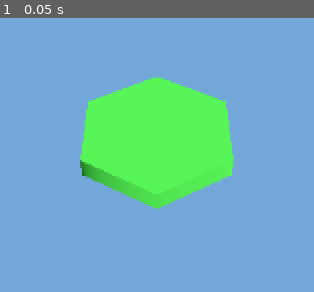
Above: before the commit, frame 1.
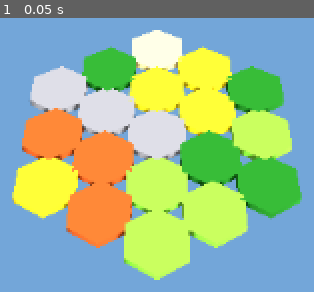
Above: after the commit, the same moment.

Repository: jfernan6/hex-settlers
Game: Godot game, scene res://scenes/main.tscn
Same seed, same stepped clock (60 frames per second), same inputs: the game is played once before the commit and once after it.
Inputs:
- Up to frame 1 (0.05 s): no input

The runs differ from the first frame. In frame 1, 56% of the frame differs, in the area x 3-97%, y 4-96%.

Commit message:
[Phase 2] Generate full 19-tile hex board + debug tooling
- HexGrid: axial coordinate system with correct flat-top ring walk
- BoardGenerator: randomized terrain types + number tokens per Catan rules
- Fixed ring generation bug (wrong start pos + directions caused 4 missing tiles)
- Added F12 screenshot and --debug-screenshot CLI auto-capture mode
- Added run_debug.ps1 to auto-run game, capture output log, and save screenshot

Co-Authored-By: Claude Sonnet 4.6 (1M context) <noreply@anthropic.com>

Diff:
--- /dev/null
+++ b/scripts/board/board_generator.gd
@@ -0,0 +1,100 @@
+class_name BoardGenerator
+
+## Generates the 19-tile Catan board with randomized terrain and number tokens.
+
+enum TerrainType {
+	FOREST,    # Lumber
+	HILLS,     # Brick
+	PASTURE,   # Wool
+	FIELDS,    # Grain
+	MOUNTAINS, # Ore
+	DESERT
+}
+
+# Standard Catan tile distribution
+const TERRAIN_COUNTS: Dictionary = {
+	TerrainType.FOREST:    4,
+	TerrainType.HILLS:     3,
+	TerrainType.PASTURE:   4,
+	TerrainType.FIELDS:    4,
+	TerrainType.MOUNTAINS: 3,
+	TerrainType.DESERT:    1,
+}
+
+const TERRAIN_COLORS: Dictionary = {
+	TerrainType.FOREST:    Color(0.10, 0.42, 0.10),
+	TerrainType.HILLS:     Color(0.72, 0.30, 0.10),
+	TerrainType.PASTURE:   Color(0.45, 0.78, 0.20),
+	TerrainType.FIELDS:    Color(0.92, 0.80, 0.10),
+	TerrainType.MOUNTAINS: Color(0.50, 0.50, 0.52),
+	TerrainType.DESERT:    Color(0.90, 0.82, 0.52),
+}
+
+const TERRAIN_NAMES: Dictionary = {
+	TerrainType.FOREST:    "Forest",
+	TerrainType.HILLS:     "Hills",
+	TerrainType.PASTURE:   "Pasture",
+	TerrainType.FIELDS:    "Fields",
+	TerrainType.MOUNTAINS: "Mountains",
+	TerrainType.DESERT:    "Desert",
+}
+
+# Standard Catan number token distribution (18 tokens for 18 non-desert tiles)
+const NUMBER_TOKENS: Array = [2, 3, 3, 4, 4, 5, 5, 6, 6, 8, 8, 9, 9, 10, 10, 11, 11, 12]
+
+
+## Spawns all 19 hex tiles as children of `parent`.
+func generate(parent: Node3D) -> void:
+	var positions := HexGrid.get_board_positions()
+	var terrains := _build_shuffled_terrains()
+	var tokens := NUMBER_TOKENS.duplicate()
+	tokens.shuffle()
+
+	var token_index := 0
+
+	for i in positions.size():
+		var q: int = positions[i].x
+		var r: int = positions[i].y
+		var terrain: int = terrains[i]
+
+		var number := 0
+		if terrain != TerrainType.DESERT:
+			number = tokens[token_index]
+			token_index += 1
+
+		_spawn_tile(parent, q, r, terrain, number)
+
+		var token_str := "(%d)" % number if number > 0 else "(desert)"
+		print("Tile [q=%d, r=%d]  %-10s %s" % [q, r, TERRAIN_NAMES[terrain], token_str])
+
+
+func _build_shuffled_terrains() -> Array:
+	var terrains: Array = []
+	for terrain_type in TERRAIN_COUNTS:
+		for _i in range(TERRAIN_COUNTS[terrain_type]):
+			terrains.append(terrain_type)
+	terrains.shuffle()
+	return terrains
+
+
+func _spawn_tile(parent: Node3D, q: int, r: int, terrain: int, number: int) -> void:
+	var tile := MeshInstance3D.new()
+
+	# Hexagonal prism — 6-sided cylinder
+	var mesh := CylinderMesh.new()
+	mesh.top_radius = 1.0
+	mesh.bottom_radius = 1.0
+	mesh.height = 0.25
+	mesh.radial_segments = 6
+	mesh.rings = 1
+	tile.mesh = mesh
+
+	# Terrain colour
+	var mat := StandardMaterial3D.new()
+	mat.albedo_color = TERRAIN_COLORS[terrain]
+	mat.roughness = 0.9
+	tile.material_override = mat
+
+	tile.position = HexGrid.axial_to_world(q, r)
+	tile.name = "Tile_%d_%d" % [q, r]
+	parent.add_child(tile)
--- /dev/null
+++ b/scripts/board/hex_grid.gd
@@ -0,0 +1,43 @@
+class_name HexGrid
+
+## Hex grid math using axial coordinates (q, r).
+## Uses flat-top hexagon orientation.
+## Reference: https://www.redblobgames.com/grids/hexagons/
+
+# Size = circumradius of each hex tile (matches CylinderMesh top_radius).
+# Multiply by 1.05 to leave a small visual gap between tiles.
+const HEX_SIZE: float = 1.05
+const SQRT3: float = 1.7320508
+
+## Returns the 19 axial positions that make up the standard Catan board.
+## Arranged as: center (1) + ring 1 (6) + ring 2 (12) = 19
+static func get_board_positions() -> Array[Vector2i]:
+	var positions: Array[Vector2i] = []
+	positions.append(Vector2i(0, 0))
+	for pos in _get_ring_positions(1):
+		positions.append(pos)
+	for pos in _get_ring_positions(2):
+		positions.append(pos)
+	return positions
+
+## Converts axial coordinates (q, r) to a 3D world position (flat-top).
+static func axial_to_world(q: int, r: int) -> Vector3:
+	var x: float = HEX_SIZE * 1.5 * q
+	var z: float = HEX_SIZE * SQRT3 * (r + q * 0.5)
+	return Vector3(x, 0.0, z)
+
+## Returns axial positions for all tiles in a given ring radius.
+static func _get_ring_positions(radius: int) -> Array[Vector2i]:
+	var results: Array[Vector2i] = []
+	# Six directions to walk around the ring (flat-top axial, redblobgames order)
+	var directions: Array[Vector2i] = [
+		Vector2i(1, 0), Vector2i(1, -1), Vector2i(0, -1),
+		Vector2i(-1, 0), Vector2i(-1, 1), Vector2i(0, 1)
+	]
+	# Start: move (radius) steps in direction[4] = (-1, 1) from center
+	var pos := Vector2i(-radius, radius)
+	for side in range(6):
+		for _step in range(radius):
+			results.append(pos)
+			pos += directions[side]
+	return results
--- a/scripts/game/main.gd
+++ b/scripts/game/main.gd
@@ -4,28 +4,40 @@
 	_setup_environment()
 	_setup_lighting()
 	_setup_camera()
-	_spawn_hex_tile()
-	print("=== Hex Settlers: Phase 1 loaded ===")
+	_generate_board()
+	print("=== Hex Settlers: Phase 2 loaded ===")
+
+	# Debug mode: pass `-- --debug-screenshot` on the command line to auto-screenshot and quit
+	if "--debug-screenshot" in OS.get_cmdline_user_args():
+		await get_tree().process_frame
+		await get_tree().process_frame
+		_take_screenshot()
+		get_tree().quit()
 
 func _input(event: InputEvent) -> void:
+	# F12 = manual screenshot during normal play
+	if event is InputEventKey and event.pressed and event.keycode == KEY_F12:
+		_take_screenshot()
 	if event.is_action_pressed("ui_cancel"):
 		get_tree().quit()
 
-# --- Setup functions ---
+func _take_screenshot() -> void:
+	var timestamp := Time.get_datetime_string_from_system().replace(":", "-").replace(" ", "_")
+	var path := "res://debug-screenshots/run_%s.png" % timestamp
+	var img := get_viewport().get_texture().get_image()
+	img.save_png(path)
+	print("Screenshot saved → debug-screenshots/run_%s.png" % timestamp)
+
+# --- Setup ---
 
 func _setup_environment() -> void:
 	var world_env := WorldEnvironment.new()
 	var env := Environment.new()
-
-	# Sky-blue background
 	env.background_mode = Environment.BG_COLOR
 	env.background_color = Color(0.45, 0.65, 0.85)
-
-	# Ambient light so nothing is pitch black
 	env.ambient_light_source = Environment.AMBIENT_SOURCE_COLOR
 	env.ambient_light_color = Color(1.0, 1.0, 1.0)
 	env.ambient_light_energy = 0.4
-
 	world_env.environment = env
 	add_child(world_env)
 
@@ -38,32 +50,13 @@
 
 func _setup_camera() -> void:
 	var camera := Camera3D.new()
-	# Position above and in front of the tile, angled down
-	camera.position = Vector3(0.0, 5.0, 5.0)
-	camera.rotation_degrees = Vector3(-45.0, 0.0, 0.0)
+	# Pull back far enough to see the full 5-wide board
+	camera.position = Vector3(0.0, 14.0, 11.0)
+	camera.rotation_degrees = Vector3(-52.0, 0.0, 0.0)
 	add_child(camera)
 
-# --- Hex tile ---
+# --- Board ---
 
-func _spawn_hex_tile() -> void:
-	var tile := MeshInstance3D.new()
-
-	# CylinderMesh with 6 radial segments = hexagonal prism
-	var mesh := CylinderMesh.new()
-	mesh.top_radius = 1.0
-	mesh.bottom_radius = 1.0
-	mesh.height = 0.25
-	mesh.radial_segments = 6
-	mesh.rings = 1
-	tile.mesh = mesh
-
-	# Forest green material
-	var mat := StandardMaterial3D.new()
-	mat.albedo_color = Color(0.18, 0.55, 0.18)
-	mat.roughness = 0.9
-	tile.material_override = mat
-
-	tile.name = "HexTile_Forest"
-	add_child(tile)
-
-	print("Hex tile spawned — terrain: Forest")
+func _generate_board() -> void:
+	var generator := BoardGenerator.new()
+	generator.generate(self)
Not shown, changed: .gitignore
Not shown, added: debug-screenshots/.gitkeep
Not shown, added: run_debug.ps1
